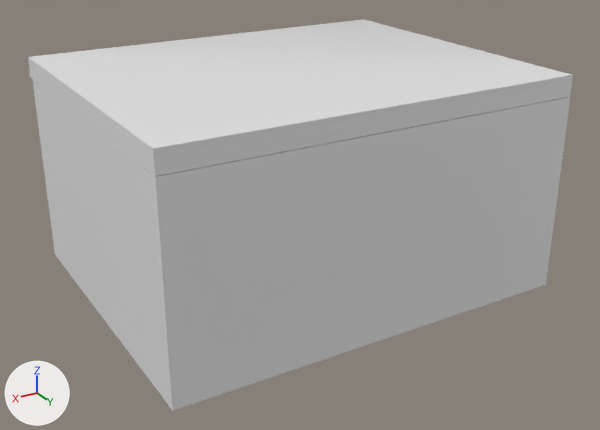
The FBX model GameJam - Project/Assets/Models/Fbx/Theke_Var1.fbx, before and after one commit.
Rendered twice from a 50 mm lens placed at (2.43, 4.22, 2.45), pointed at (-0.01, 0.15, 0.41). The lights are fixed; the arrows at lower left show +X, +Y and +Z. Where no turn or scale is listed for an object, it has been applied to the vertices. Vertices at the same position are counted once.
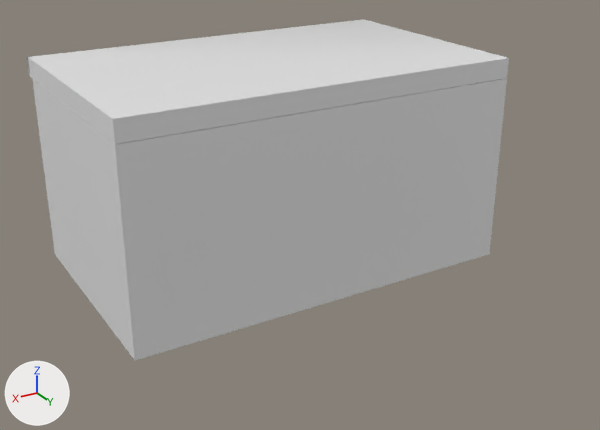
The newer file is also turned or shifted as a whole; pictures and numbers use the older file's frame.

What differs and where, as boxes (x1, y1, x2, y2) in the pictures (600 x 430 px; the box of a moved part takes in the faces that stretch with it):
'Cube.014', reshaped (12% narrower, 13% shorter): before (27, 20, 573, 411); after (27, 20, 509, 360)
part 1 of me_cube_005, moved or reshaped: before (110, 56, 573, 411); after (110, 56, 509, 360)

What changed in the scene script:
```text
Change me_cube_005:
    where me_cube_005.from_pydata(...)  # 504 vertices, 510 faces; spans x -1.25..1.25, y -1.03..1.06, z 0.0..1.33
    used by ob_cube_014; location = (0.0, 0.0, 0.0)
    me_cube_005 part 1: all 22 vertices in x -1.25..1.25, y 0.88..1.06, z 0.0..1.33 are moved by (0.0, -0.5, 0.0)
```
